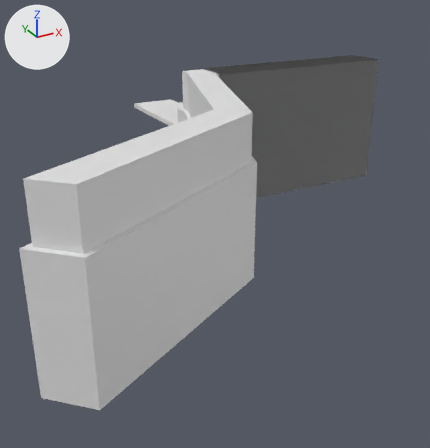
The Blender file Assets/Models/Samuel/stair2.blend: old version first, new version second.
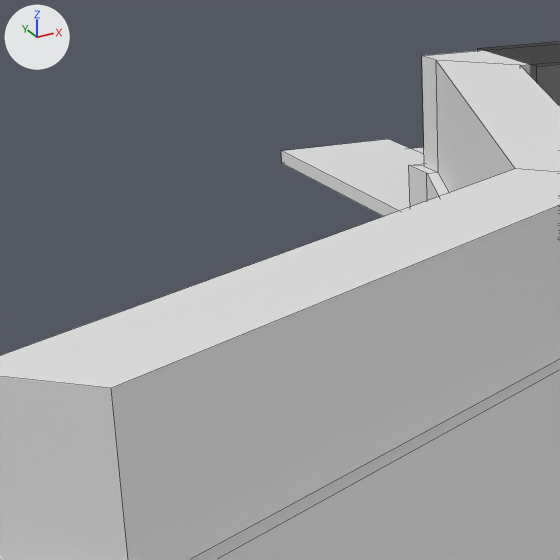
Old and new are each drawn whole from a camera (50 mm lens) standing at (-14.97, -19.92, 7.68) and looking at (-6.86, -5.18, 0.31) and again close up on the part from 9% to 53% of the width and 12% to 54% of the height. Arrows for +X, +Y and +Z are at upper left; the lights stay in place. The close-ups show mesh edges as thin lines.

In view in the first close-up: 'colllider3', 'stair', 'wallpart1', 'wallpart2', 'wallpart3'.
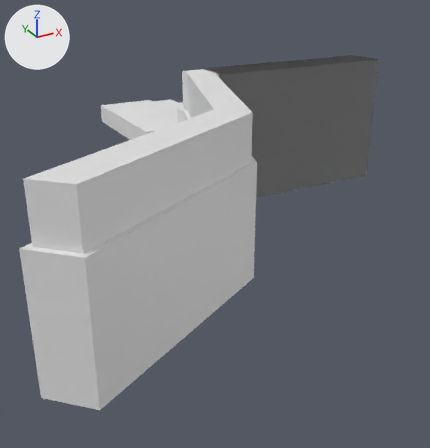
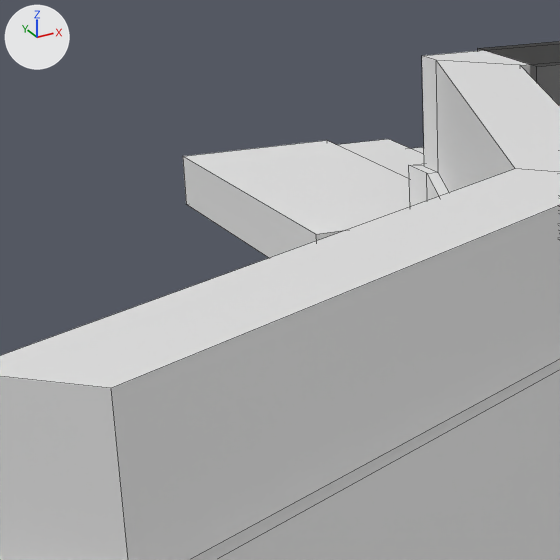
Diff of the bpy script that builds the scene:
```diff
--- a/Assets/Models/Samuel/stair2.blend.py
+++ b/Assets/Models/Samuel/stair2.blend.py
@@ me_cube_008 @@
+me_cube_008.from_pydata(...)  # a box spanning x -1.02..1.0, y -0.82..-0.19, z -1.0..3.43
@@ ob_colllider4_001 @@
+ob_colllider4_001 = bpy.data.objects.new('colllider4.001', me_cube_008)
+ob_colllider4_001.location = (-6.86, -1.44, 1.88)
+ob_colllider4_001.rotation_euler = (-1.571, 0.0, 0.0)  # degrees (-90, 0, 0)
```

Boxes [x1, y1, x2, y2] around the edits, measured in the close-ups (560 x 560 px):
'colllider4.001', added
    after: [183, 140, 410, 258]
'stair', unchanged, covered by the edit
    before: [281, 139, 424, 216]
    after: [338, 139, 424, 179]
'colllider3', unchanged, covered by the edit
    before: [478, 41, 560, 106]
'colllider4', unchanged, uncovered by the edit
    after: [478, 41, 560, 106]
